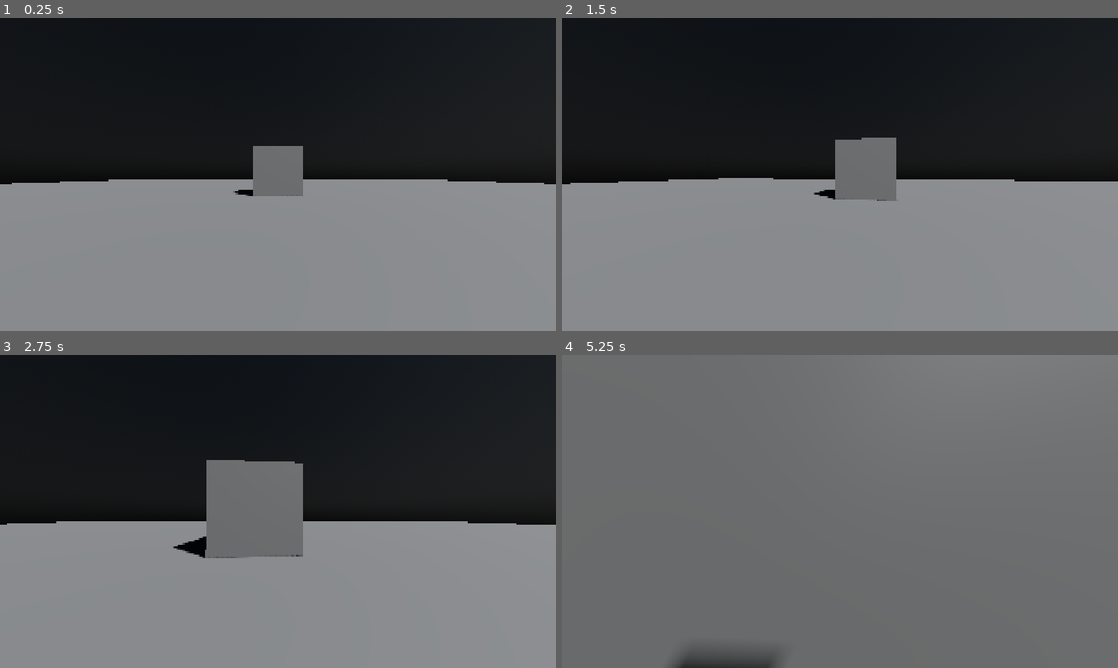
Above: before the commit, frames 1-4 (two rows, left to right).
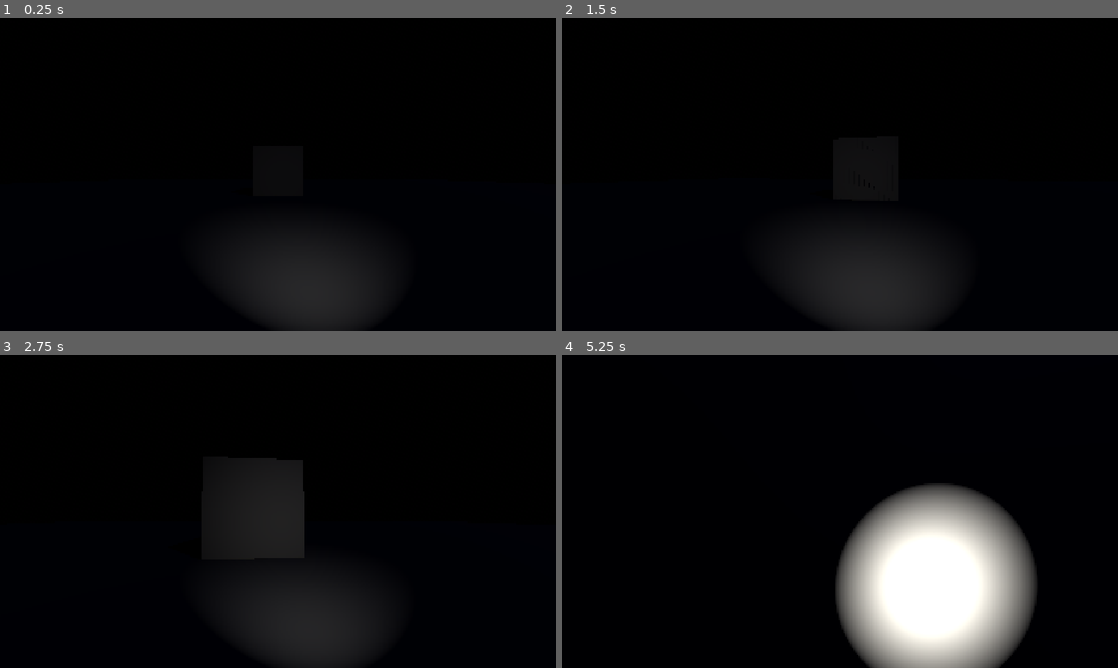
Above: after the commit, the same moments.

Repository: Marko534/godot-fluidsim-lbm
Game: Godot game, scene res://main.tscn
The game is run twice, just before and just after one commit, with the same random seed, the same clock (stepped at 60 frames per second) and the same inputs.
Inputs (mouse positions are in pixels of both pictures, inside the frame that each line leads up to):
- Up to frame 1 (0.25 s): no input
- Up to frame 2 (1.5 s): tap Enter at 0.5 s; move the mouse to (867, 174) at 0.52 s; hold W (move_forward) from 0.53 s (still down); tap Shift (sprint) at 0.6, 1.35 s; tap Space at 1.25 s; move the mouse to (812, 174) at 1.27 s
- Up to frame 3 (2.75 s): keep holding W (move_forward); move the mouse to (289, 505) at 2.02 s; tap Shift (sprint) at 2.1 s
- Up to frame 4 (5.25 s): keep holding W (move_forward); move the mouse to (834, 517) at 2.77 s; tap Shift (sprint) every 0.75 s from 2.85 to 5.1 s; move the mouse to (878, 514) at 3.52 s; move the mouse to (795, 508) at 4.27 s; move the mouse to (845, 511) at 5.02 s

The runs differ from the first frame. In frame 1, 76% of the frame differs, in the area x 0-100%, y 0-100%; in frame 2, 74%; in frame 3, 77%; in frame 4, 97%.

Commit message:
Added night sky

Diff:
--- a/main.tscn
+++ b/main.tscn
@@ -8,15 +8,19 @@
 size = Vector2(100, 100)
 
 [sub_resource type="PhysicalSkyMaterial" id="PhysicalSkyMaterial_ig7tw"]
+rayleigh_coefficient = 1.0
+rayleigh_color = Color(0.15818876, 0.22490844, 0.3539629, 1)
+turbidity = 100.0
+energy_multiplier = 0.5
 
 [sub_resource type="Sky" id="Sky_0xm2m"]
 sky_material = SubResource("PhysicalSkyMaterial_ig7tw")
-radiance_size = 0
 
 [sub_resource type="Environment" id="Environment_h2yge"]
 background_mode = 2
 sky = SubResource("Sky_0xm2m")
-adjustment_enabled = true
+glow_normalized = true
+fog_light_color = Color(0.08198736, 0.09335431, 0.11104179, 1)
 
 [sub_resource type="BoxShape3D" id="BoxShape3D_ig7tw"]
 size = Vector3(5, 5, 5)
@@ -49,7 +53,9 @@
 mesh = SubResource("BoxMesh_0xm2m")
 
 [node name="DirectionalLight3D" type="DirectionalLight3D" parent="."]
-transform = Transform3D(0.8735091, 0.041319206, 0.48505145, -0.43927243, 0.4963458, 0.74878603, -0.20981398, -0.867141, 0.4517129, 0, 0, 0)
+transform = Transform3D(0.86090183, 0.0940653, 0.49999997, -0.4685432, 0.5295916, 0.70710677, -0.1982817, -0.8430209, 0.49999997, 0, 0, 0)
+light_color = Color(0.22720465, 0.23754048, 0.32480085, 1)
+light_energy = 0.1
 shadow_enabled = true
 
 [node name="Player" parent="." instance=ExtResource("1_ig7tw")]
--- a/player.gd
+++ b/player.gd
@@ -5,8 +5,8 @@
 @onready var _camera_yaw: Node3D = self
 @onready var _camera_pitch: Node3D = $Camera3D
 
-const SPEED_WALK = 3      # Horizontal movement speed (pixels/second)
-const SPEED_SPRINT = SPEED_WALK * 2       # Horizontal movement speed (pixels/second)
+const SPEED_WALK = 3.0      # Horizontal movement speed (units/second)
+const SPEED_SPRINT = SPEED_WALK * 2.0       # Sprint speed (units/second)
 const JUMP_VELOCITY = -300.0 # Jump strength (negative because Y goes down)
 
 const CAMERA_MAX_PITCH: float = deg_to_rad(70)
@@ -22,35 +22,50 @@
 
 func _ready() -> void:
 	Input.set_mouse_mode(Input.MOUSE_MODE_CAPTURED)
-	Input.start_joy_vibration(0,  1,  1,  2)
 
 func _physics_process(delta: float) -> void:
 	# Add the gravity.
 	if not is_on_floor():
 		velocity += get_gravity() * delta
 
-	var max_speed = SPEED_WALK
+	var current_max_speed = SPEED_WALK
 	# Handle sprint.
 	if Input.is_action_just_pressed("sprint"):
 		sprint = true
-		max_speed = SPEED_SPRINT
+		current_max_speed = SPEED_SPRINT
 	elif Input.is_action_just_released("sprint"):
 		sprint = false
-		max_speed = SPEED_WALK
+		current_max_speed = SPEED_WALK
 	elif sprint:
-		max_speed = SPEED_SPRINT
+		current_max_speed = SPEED_SPRINT
 
 	var input_dir := Input.get_vector("move_left", "move_right", "move_forward", "move_back")
-	var direction := (transform.basis * Vector3(input_dir.x, 0, input_dir.y)).normalized()
-	var input_len_sqrt := input_dir.length_squared()
-	var input_len_delta := input_len_sqrt/10
-	if direction:
-		velocity.x = move_toward(velocity.x, direction.x * input_len_sqrt * max_speed , input_len_delta)
-		velocity.z = move_toward(velocity.z, direction.z * input_len_sqrt * max_speed , input_len_delta)
+	var move_direction := (transform.basis * Vector3(input_dir.x, 0, input_dir.y)).normalized()
+
+	# Calculate movement speed based on input magnitude
+	var input_magnitude: float = input_dir.length()
+	# Prevent diagonal speed boost by capping at 1.0
+	var speed_factor: float = min(input_magnitude, 1.0)
+	var target_speed: float = speed_factor * current_max_speed
+
+	# Calculate acceleration/deceleration rates
+	var acceleration_rate: float = delta * input_magnitude * 10.0
+	var deceleration_rate: float = delta * SPEED_SPRINT * 2.0
+
+	if move_direction and input_magnitude > 0:
+		velocity.x = move_toward(velocity.x, move_direction.x * target_speed, acceleration_rate)
+		velocity.z = move_toward(velocity.z, move_direction.z * target_speed, acceleration_rate)
 	else:
-		velocity.x = move_toward(velocity.x, 0, max_speed/3)
-		velocity.z = move_toward(velocity.z, 0, max_speed/3)
-	print("Max Velocity: ", direction.x * input_len_sqrt * max_speed, " Current Velocity: ", velocity, " Acceleration: ", input_len_delta)
+		velocity.x = move_toward(velocity.x, 0, deceleration_rate)
+		velocity.z = move_toward(velocity.z, 0, deceleration_rate)
+
+	print("Target Speed: %.2f\t Current Velocity: %.2f\t Acceleration: %.2f\t Deceleration: %.2f" % [
+		target_speed,
+		velocity.length(),
+		acceleration_rate,
+		deceleration_rate
+	])
+
 	move_and_slide()
 
 func _input(p_event: InputEvent) -> void:
--- a/player.tscn
+++ b/player.tscn
@@ -13,8 +13,17 @@
 shape = SubResource("CapsuleShape3D_sh265")
 
 [node name="MeshInstance3D" type="MeshInstance3D" parent="."]
+visible = false
 mesh = SubResource("CapsuleMesh_4flbx")
 
 [node name="Camera3D" type="Camera3D" parent="."]
 transform = Transform3D(1, 0, 0, 0, 1, 0, 0, 0, 1, 0, 0.7214764, -0.26681477)
 fov = 90.0
+
+[node name="SpotLight3D" type="SpotLight3D" parent="Camera3D"]
+transform = Transform3D(1, 0, 0, 0, 1, 0, 0, 0, 1, 0.4581437, -0.3674739, -0.25026464)
+light_color = Color(0.97, 0.9541567, 0.9021, 1)
+light_energy = 2.0
+shadow_enabled = true
+spot_range = 50.0
+spot_attenuation = 2.0
